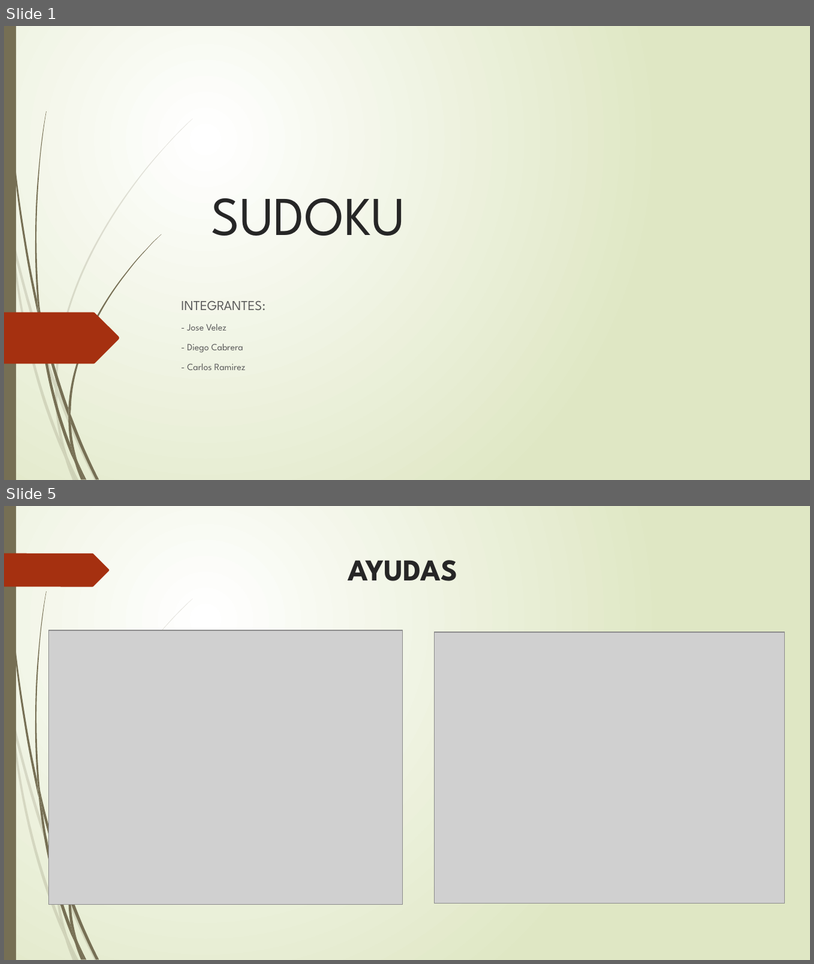
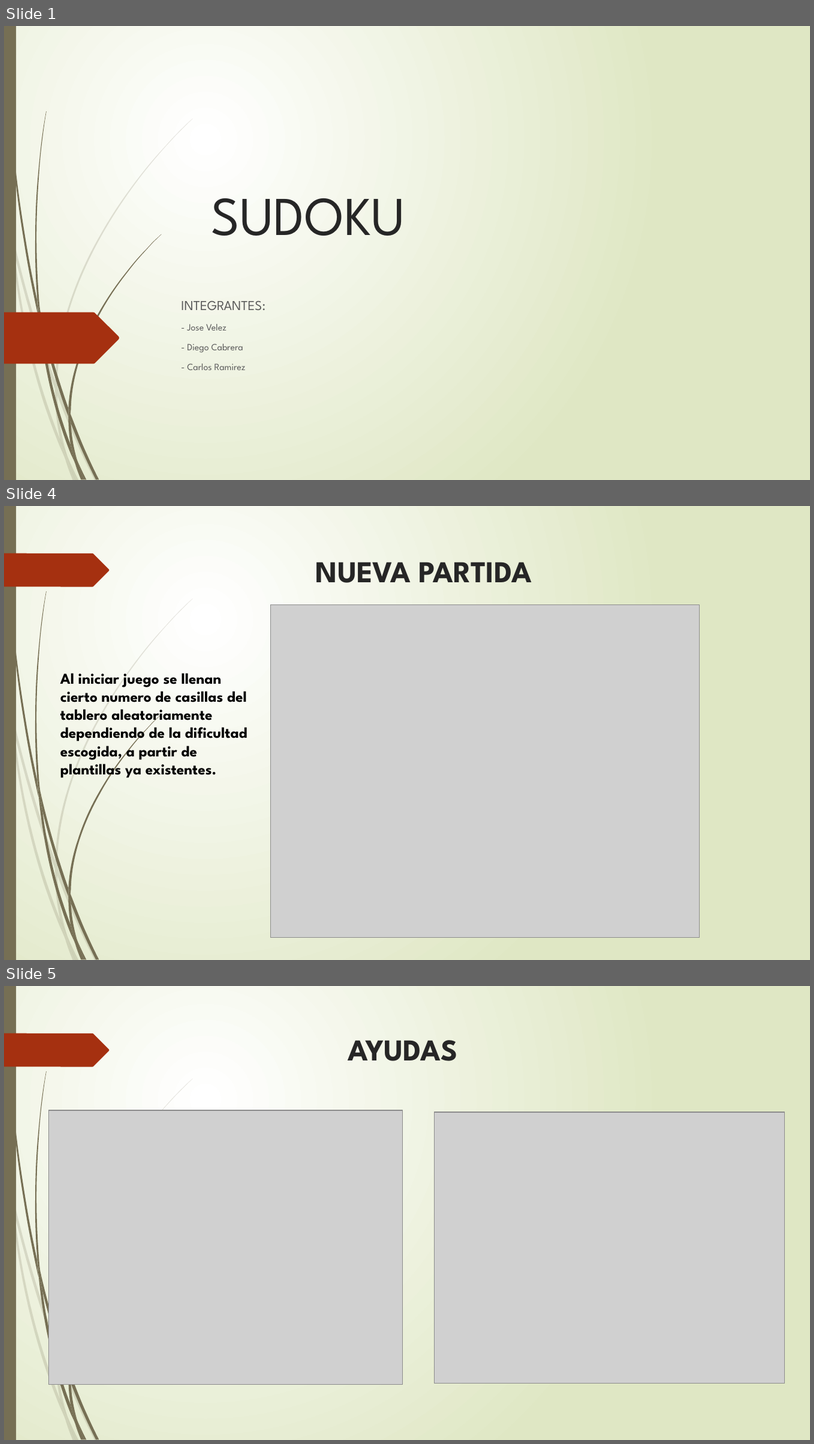
Before and after one commit to dacabrer/proyecto_lenguajes_1erParcial, a slide deck: Diapositivas/Presentación.pptx. Shown one above the other, each under a label of ours: slides 1 and 5 before the commit, slides 1, 4 and 5 after it; the slides between them are not shown. The pictures are 814x964 and 814x1444 pixels, drawn with LibreOffice and Linux fonts; fonts in the diff are those of the drawing; grey boxes stand for pictures. Boxes give left, top, right and bottom in pixels: in the first picture for what was removed or moved away, otherwise in the second. Text is boxed around its words. In the diff, an @@ line names an element or a change of style, - is before the commit and + after.

```diff
--- a/Diapositivas/Presentación.pptx
+++ b/Diapositivas/Presentación.pptx
@@ slide 4 added at (4,506,810,960), background gradient #FFFFFF to #DFE8C4; not listed: 24 template elements that a slide beside it also shows @@
@@ title added at (316,562,533,583), 36 pt, text #262626, bold @@
+NUEVA PARTIDA
@@ picture added at (271,604,699,937) @@
@@ text added at (60,673,248,779), 18 pt, text #000000, bold @@
+Al iniciar juego se llenan cierto numero de casillas del tablero aleatoriamente dependiendo de la dificultad escogida, a partir de plantillas ya existentes.
```
Also in this commit, not shown: 4 slides changed, 1 slide removed, 11 other files.
